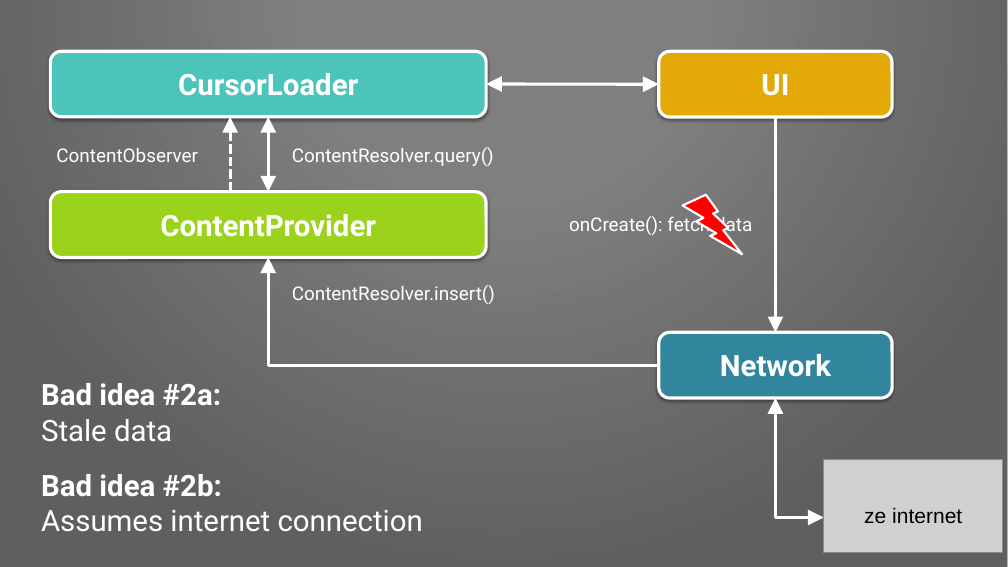
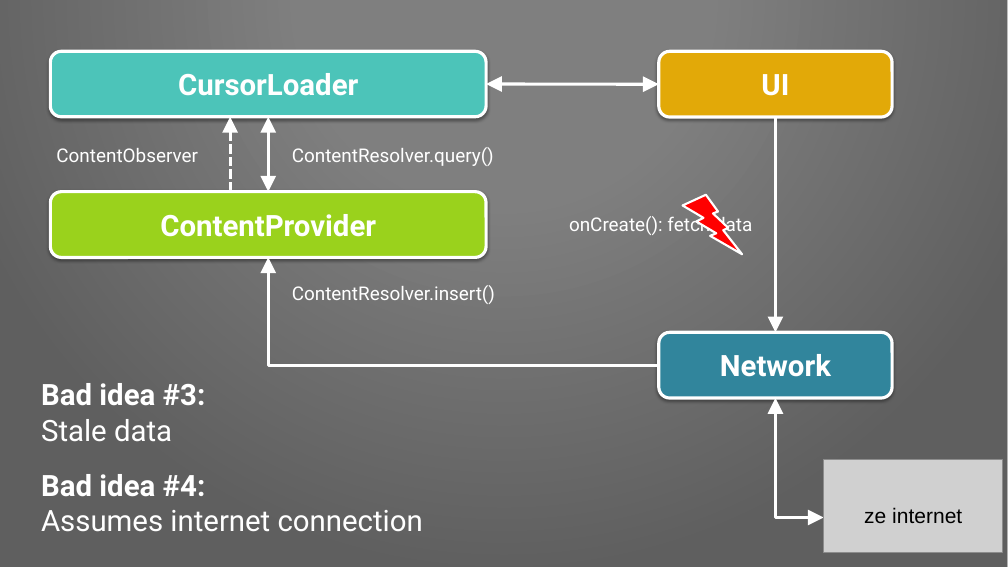
Before and after one commit to Pixplicity/sync-demo, a slide deck: slide 10 of I've been doing some syncing.pptx (slide 8 before the commit). Drawn at 1008x567 pixels with LibreOffice and Linux fonts; fonts in the diff are those of the drawing; grey boxes stand for pictures; background and template pictures are left out. Boxes give left, top, right and bottom in pixels: in the first picture for what was removed or moved away, otherwise in the second. Text is boxed around its words. In the diff, an @@ line names an element or a change of style, - is before the commit and + after.

```diff
--- a/I've been doing some syncing.pptx
+++ b/I've been doing some syncing.pptx
@@ text at bbox=[41, 383, 206, 405]: text changed @@
-Bad idea #2a:
+Bad idea #3:
@@ text at bbox=[41, 474, 206, 497]: text changed @@
-Bad idea #2b:
+Bad idea #4:
```
Also in this commit, not shown: 14 other slides changed, 16 slides added, 4 slides removed.
